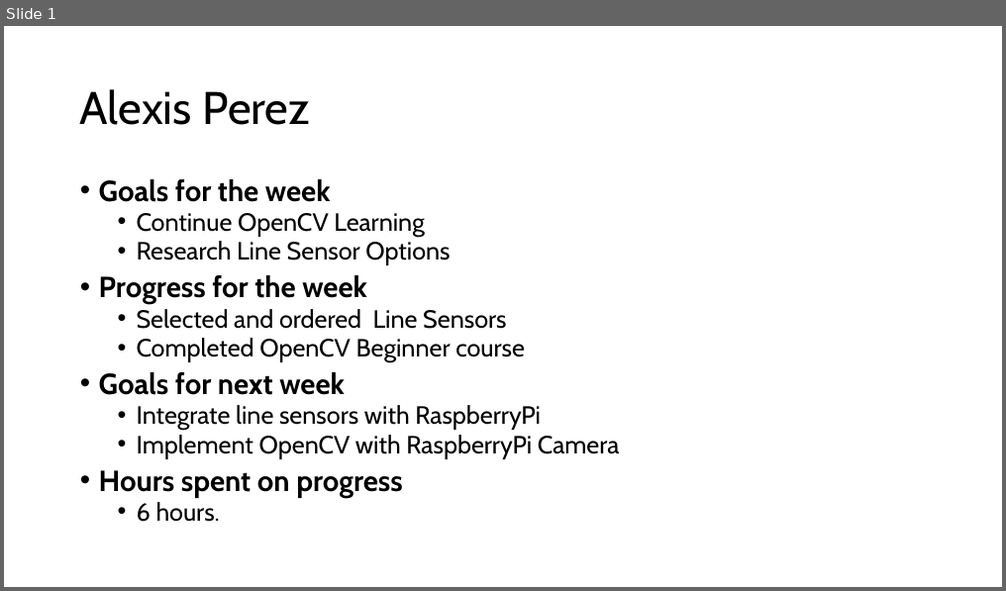
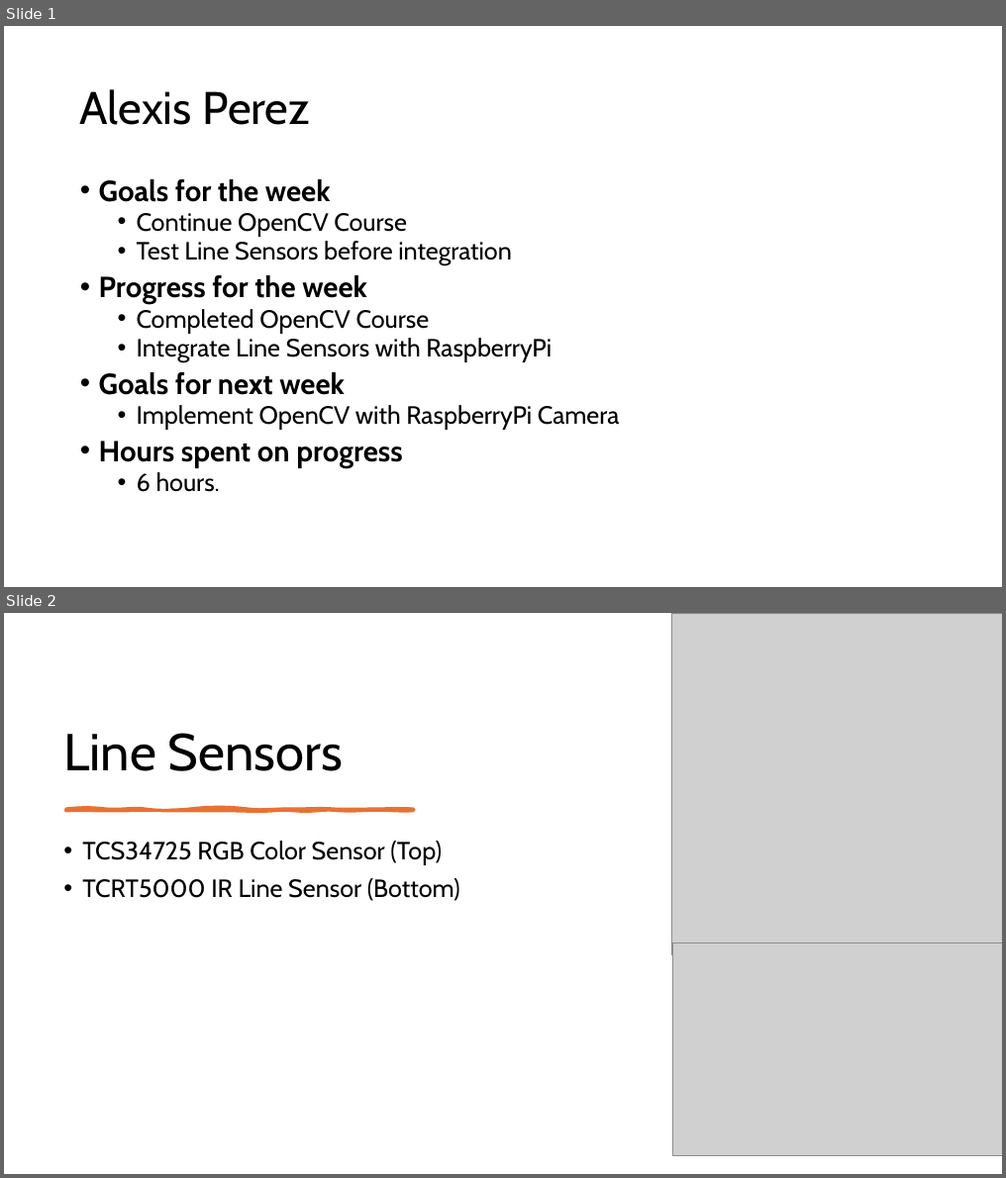
Before and after one commit to EthanWellsSr/BuggyBot, a slide deck: Weekly Reports/slides/2-alexis-perez.pptx. Shown one above the other, each under a label of ours: slide 1 before the commit, slides 1 and 2 after it. The pictures are 1006x591 and 1006x1178 pixels, drawn with LibreOffice and Linux fonts; fonts in the diff are those of the drawing; grey boxes stand for pictures. Boxes give left, top, right and bottom in pixels: in the first picture for what was removed or moved away, otherwise in the second. Text is boxed around its words. In the diff, an @@ line names an element or a change of style, - is before the commit and + after.

Commit message:
Weekly Update

```diff
--- a/Weekly Reports/slides/2-alexis-perez.pptx
+++ b/Weekly Reports/slides/2-alexis-perez.pptx
@@ slide 2 added at box(4, 613, 1002, 1174), background #FFFFFF @@
@@ picture added at box(672, 613, 1002, 956) @@
@@ title added at box(63, 733, 343, 771), 50 pt, text #000000 @@
+Line Sensors
@@ freeform shape added at box(66, 809, 414, 811), fill #E97132, outline #E97132 3.25 pt @@
@@ text added at box(82, 841, 460, 901), 24 pt, text #000000 @@
+• TCS34725 RGB Color Sensor (Top)
+• TCRT5000 IR Line Sensor (Bottom)
@@ picture added at box(673, 943, 1002, 1155) @@
@@ slide 1 changed as well @@
@@ text at box(137, 213, 512, 267): text changed @@
-  • Continue OpenCV Learning
-  • Research Line Sensor Options
+  • Continue OpenCV Course
+  • Test Line Sensors before integration
@@ text at box(137, 309, 551, 363): text changed @@
-  • Selected and ordered Line Sensors
-  • Completed OpenCV Beginner course
+  • Completed OpenCV Course
+  • Integrate Line Sensors with RaspberryPi
@@ text at box(137, 405, 541, 430): paragraph removed @@
-  • Integrate line sensors with RaspberryPi
```
